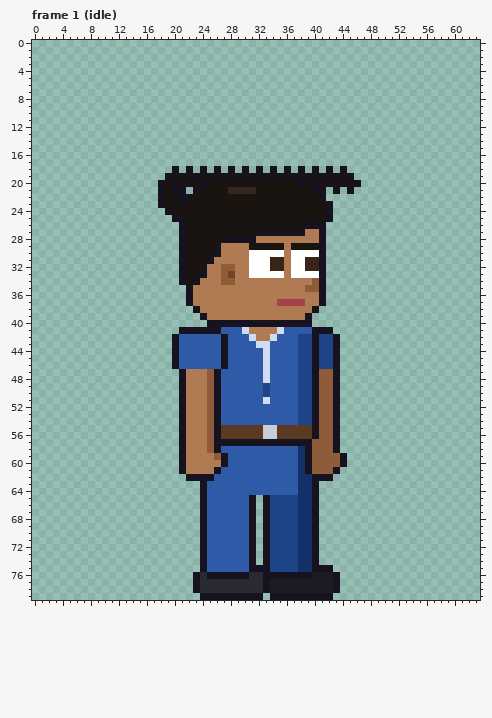
Two versions of one pixel-art file, sprites/clients/client_agent_b_right_anim.aseprite. The first picture shows the starting point.
64x80 pixels, 135 frames. Colours within 5 levels of each other are drawn and written as one. Shown: frame 1 (idle). The commit also changed other frames, which this record leaves out.
The result:
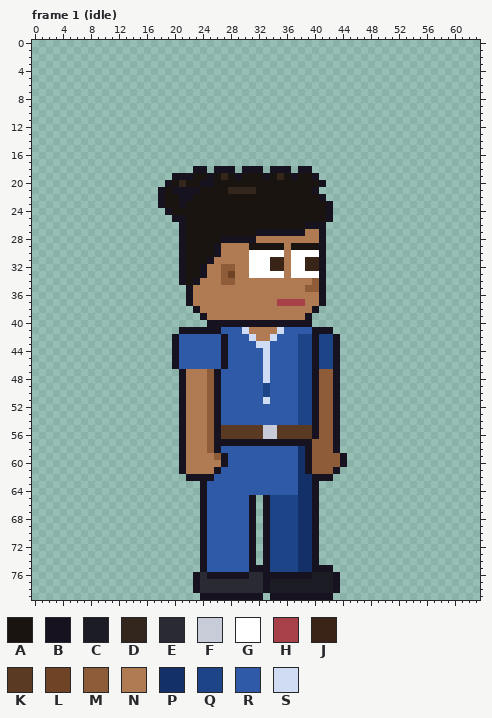
Palette (. is transparent): A #1a1410  B #17121f  C #1c1c24  D #33261c  E #2a2a33  F #c8ccd8  G #ffffff  H #a8404a  J #3a2418  K #5a3a22  L #6e4326  M #8e5c38  N #b07a52  P #143068  Q #1e4488  R #2e5aa8  S #d0dcf4
Diff:
{"where": "frame 1 (idle), layer \"Hair\""}
{"frame":1,"y":18,"x":20,"old":"B","new":"."}
{"frame":1,"y":18,"x":22,"old":"B.","new":".B"}
{"frame":1,"y":18,"x":27,"old":".","new":"B"}
{"frame":1,"y":18,"x":31,"old":".","new":"B"}
{"frame":1,"y":18,"x":35,"old":".","new":"B"}
{"frame":1,"y":18,"x":39,"old":".B","new":"B."}
{"frame":1,"y":18,"x":42,"old":"B","new":"."}
{"frame":1,"y":18,"x":44,"old":"B","new":"."}
{"frame":1,"y":19,"x":19,"old":"BA","new":".B"}
{"frame":1,"y":19,"x":22,"old":"AB","new":"BA"}
{"frame":1,"y":19,"x":27,"old":"B","new":"D"}
{"frame":1,"y":19,"x":31,"old":"B","new":"A"}
{"frame":1,"y":19,"x":35,"old":"B","new":"D"}
{"frame":1,"y":19,"x":39,"old":"BABABAB","new":"AB....."}
{"frame":1,"y":20,"x":18,"old":"BABAB","new":".BADA"}
{"frame":1,"y":20,"x":25,"old":"A","new":"B"}
{"frame":1,"y":20,"x":38,"old":"B","new":"A"}
{"frame":1,"y":20,"x":40,"old":"BABABAB","new":"AB....."}
{"frame":1,"y":21,"x":22,"old":".","new":"B"}
{"frame":1,"y":21,"x":41,"old":"B","new":"."}
{"frame":1,"y":21,"x":43,"old":"B","new":"."}
{"frame":1,"y":21,"x":45,"old":"B","new":"."}
{"label":"changed","picture_box":[158,166,361,194]}
